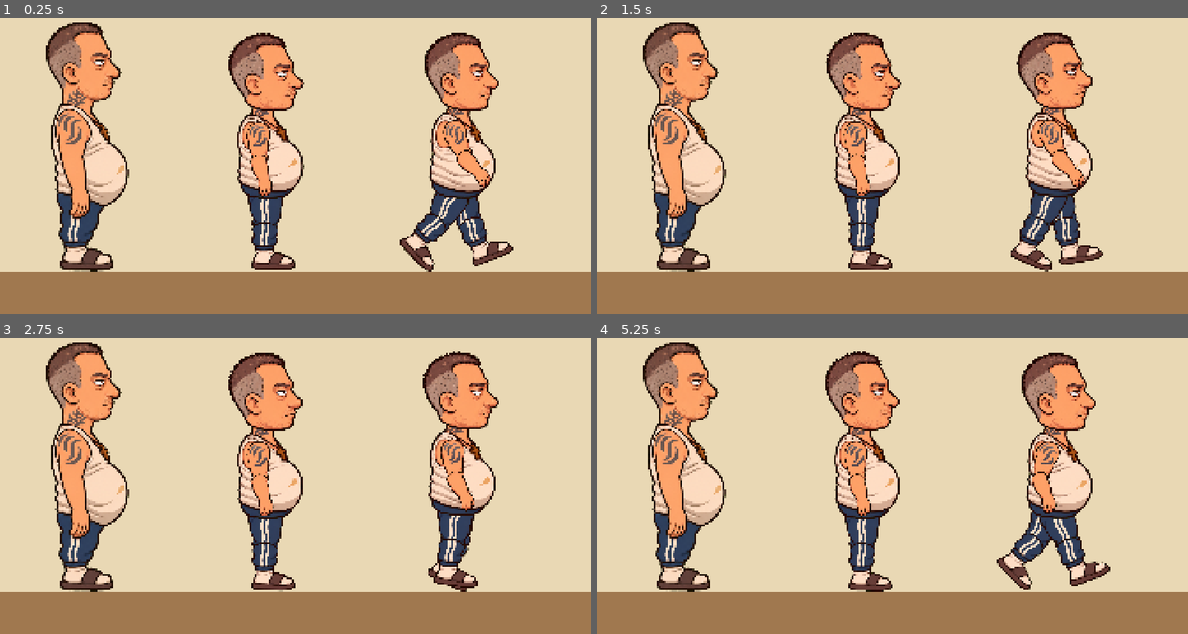
Above: before the commit, frames 1-4 (two rows, left to right).
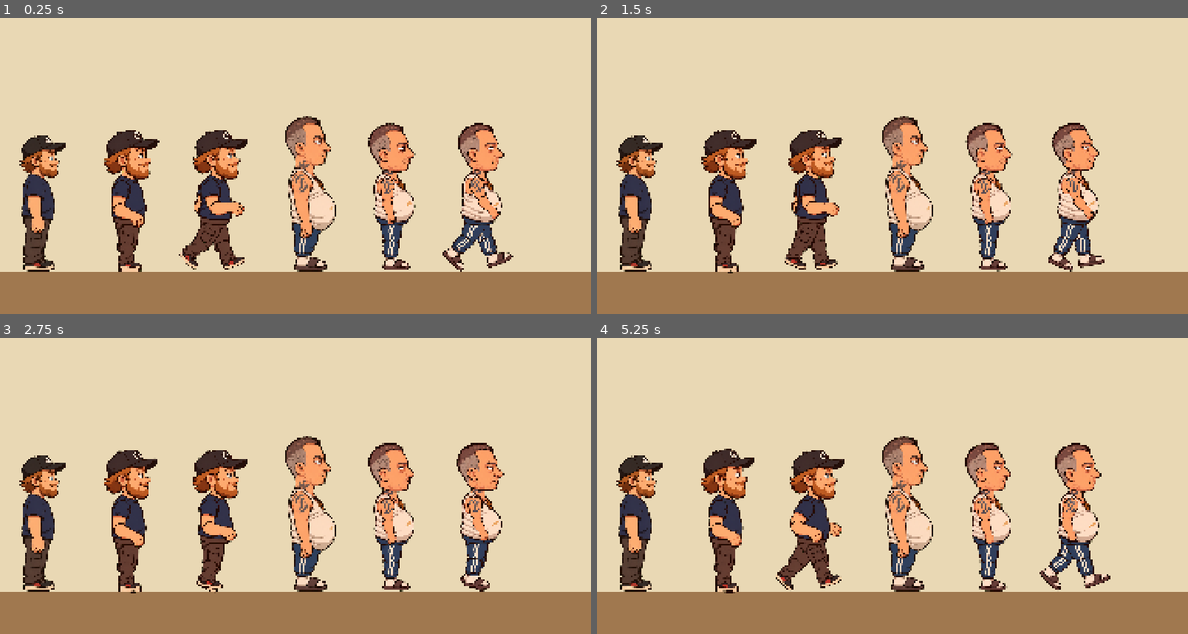
Above: after the commit, the same moments.

Repository: pulsestepdev-cpu/sosed_web
Game: Godot game, scene res://scenes/dev/rig_preview.tscn
Same seed, same stepped clock (60 frames per second), same inputs: the game is played once before the commit and once after it. This scene is started directly instead of the project's main scene.
Inputs:
- Up to frame 1 (0.25 s): no input
- Up to frame 2 (1.5 s): tap Enter at 0.5 s
- Up to frame 3 (2.75 s): no input
- Up to frame 4 (5.25 s): no input

The runs differ from the first frame. In frame 1, 30% of the frame differs, in the area x 3-87%, y 1-86%; in frame 2, 30%; in frame 3, 29%; in frame 4, 30%, in the area x 3-87%, y 1-87%.

Commit message:
Герой из частей; скелет поддерживает разных персонажей и общий масштаб
Co-Authored-By: Claude Opus 5.5 <noreply@anthropic.com>

Diff:
--- a/scripts/characters/cutout_rig.gd
+++ b/scripts/characters/cutout_rig.gd
@@ -3,13 +3,43 @@
 ## Персонаж из отдельных частей (cut-out). Собирает иерархию суставов по описанию и анимирует её кодом.
 ## Смотрит вправо. Начало координат — точка между ступнями на полу.
 
-@export var parts_dir := "res://assets/characters/neighbor/parts"
+@export_enum("neighbor", "hero") var character := "neighbor"
 @export var anim := "idle"  # idle | walk
 @export var walk_speed := 1.0
 
+var parts_dir: String
+var spec: Dictionary
+
 ## Описание частей. pivot — точка сустава внутри картинки (доли ширины/высоты).
-## joints — точки крепления детей внутри картинки (доли). scale — масштаб детали. z — порядок отрисовки.
-var spec := {
+## joints — точки крепления детей внутри картинки (доли). scale — масштаб детали относительно родителя.
+## z — порядок отрисовки. rot — поворот самой картинки вокруг сустава (если деталь нарисована под углом).
+## Общий масштаб персонажа, чтобы герой и сосед были в одном росте.
+const RIG_SCALE := {"neighbor": 1.0, "hero": 0.85}
+
+const SPECS := {
+	"neighbor": NEIGHBOR,
+	"hero": HERO,
+}
+
+const HERO := {
+	"torso":           {"pivot": Vector2(0.43, 0.90), "scale": 1.0, "z": 0,
+						"joints": {"neck": Vector2(0.47, 0.06), "shoulder": Vector2(0.30, 0.27), "hip": Vector2(0.43, 0.90)}},
+	"head":            {"parent": "torso", "at": "neck", "pivot": Vector2(0.44, 0.86), "scale": 1.05, "z": 2},
+	"arm_upper_back":  {"parent": "torso", "at": "shoulder", "pivot": Vector2(0.49, 0.17), "scale": 0.83, "z": -2,
+						"joints": {"elbow": Vector2(0.43, 0.81)}},
+	"arm_lower_back":  {"parent": "arm_upper_back", "at": "elbow", "pivot": Vector2(0.26, 0.18), "scale": 1.0, "z": -1, "rot": -0.35},
+	"arm_upper_front": {"parent": "torso", "at": "shoulder", "pivot": Vector2(0.49, 0.17), "scale": 0.83, "z": 3,
+						"joints": {"elbow": Vector2(0.43, 0.81)}},
+	"arm_lower_front": {"parent": "arm_upper_front", "at": "elbow", "pivot": Vector2(0.26, 0.18), "scale": 1.0, "z": 4, "rot": -0.35},
+	"leg_upper_back":  {"parent": "torso", "at": "hip", "pivot": Vector2(0.47, 0.17), "scale": 0.9, "z": -4,
+						"joints": {"knee": Vector2(0.47, 0.80)}},
+	"leg_lower_back":  {"parent": "leg_upper_back", "at": "knee", "pivot": Vector2(0.35, 0.15), "scale": 0.76, "z": -3},
+	"leg_upper_front": {"parent": "torso", "at": "hip", "pivot": Vector2(0.47, 0.17), "scale": 0.9, "z": -1,
+						"joints": {"knee": Vector2(0.47, 0.80)}},
+	"leg_lower_front": {"parent": "leg_upper_front", "at": "knee", "pivot": Vector2(0.35, 0.15), "scale": 0.76, "z": 0},
+}
+
+const NEIGHBOR := {
 	"torso":           {"pivot": Vector2(0.42, 0.88), "scale": 1.0,  "z": 0,
 						"joints": {"neck": Vector2(0.43, 0.08), "shoulder": Vector2(0.32, 0.30), "hip": Vector2(0.42, 0.88)}},
 	"head":            {"parent": "torso", "at": "neck", "pivot": Vector2(0.50, 0.90), "scale": 0.92, "z": 2},
@@ -35,6 +65,9 @@
 var _root: Node2D
 
 func _ready() -> void:
+	spec = SPECS[character]
+	scale *= float(RIG_SCALE[character])
+	parts_dir = "res://assets/characters/%s/parts" % character
 	_root = Node2D.new()
 	add_child(_root)
 	for name in spec:
@@ -55,6 +88,7 @@
 	sprite.offset = -Vector2(tex.get_size()) * (s["pivot"] as Vector2)
 	sprite.z_index = z_index + int(s["z"])
 	sprite.z_as_relative = false
+	sprite.rotation = float(s.get("rot", 0.0))
 	bone.add_child(sprite)
 	bone.scale = Vector2.ONE * float(s["scale"])
 	if s.has("parent"):
--- a/scripts/debug/rig_preview.gd
+++ b/scripts/debug/rig_preview.gd
@@ -1,7 +1,8 @@
 extends Node2D
-## Проверка сборки персонажа из частей: эталонный вид сбоку, поза покоя и ходьба.
+## Проверка сборки персонажей из частей: эталон сбоку, поза покоя и ходьба для каждого.
 
 const FLOOR_Y := 940.0
+const SCALE := 0.62
 
 func _ready() -> void:
 	var bg := ColorRect.new()
@@ -14,14 +15,21 @@
 	fl.size = Vector2(1920, 140)
 	add_child(fl)
 
-	var ref := Sprite2D.new()
-	ref.texture = load("res://assets/characters/neighbor/neighbor_side.png")
-	ref.centered = false
-	ref.position = Vector2(140, FLOOR_Y - ref.texture.get_size().y + 8)
-	add_child(ref)
-
-	for i in 2:
-		var rig := CutoutRig.new()
-		rig.anim = ["idle", "walk"][i]
-		rig.position = Vector2(860 + i * 620, FLOOR_Y)
-		add_child(rig)
+	var x := 60.0
+	for who in ["hero", "neighbor"]:
+		var ref := Sprite2D.new()
+		ref.texture = load("res://assets/characters/%s/%s_side.png" % [who, who])
+		ref.centered = false
+		ref.scale = Vector2.ONE * SCALE
+		ref.position = Vector2(x, FLOOR_Y - ref.texture.get_size().y * SCALE + 6)
+		add_child(ref)
+		x += 260.0
+		for a in ["idle", "walk"]:
+			var rig := CutoutRig.new()
+			rig.character = who
+			rig.anim = a
+			rig.scale = Vector2.ONE * SCALE
+			rig.position = Vector2(x + 90, FLOOR_Y)
+			add_child(rig)
+			x += 280.0
+		x += 40.0
Binary file added: assets/characters/hero/parts/part_arm_lower_back.png
Not shown, added: assets/characters/hero/parts/part_arm_lower_back.png.import
Binary file added: assets/characters/hero/parts/part_arm_lower_front.png
Not shown, added: assets/characters/hero/parts/part_arm_lower_front.png.import
Binary file added: assets/characters/hero/parts/part_arm_upper_back.png
Not shown, added: assets/characters/hero/parts/part_arm_upper_back.png.import
Binary file added: assets/characters/hero/parts/part_arm_upper_front.png
Not shown, added: assets/characters/hero/parts/part_arm_upper_front.png.import
Binary file added: assets/characters/hero/parts/part_head.png
Not shown, added: assets/characters/hero/parts/part_head.png.import
Binary file added: assets/characters/hero/parts/part_leg_lower_back.png
Not shown, added: assets/characters/hero/parts/part_leg_lower_back.png.import
(and 13 more such lines)
